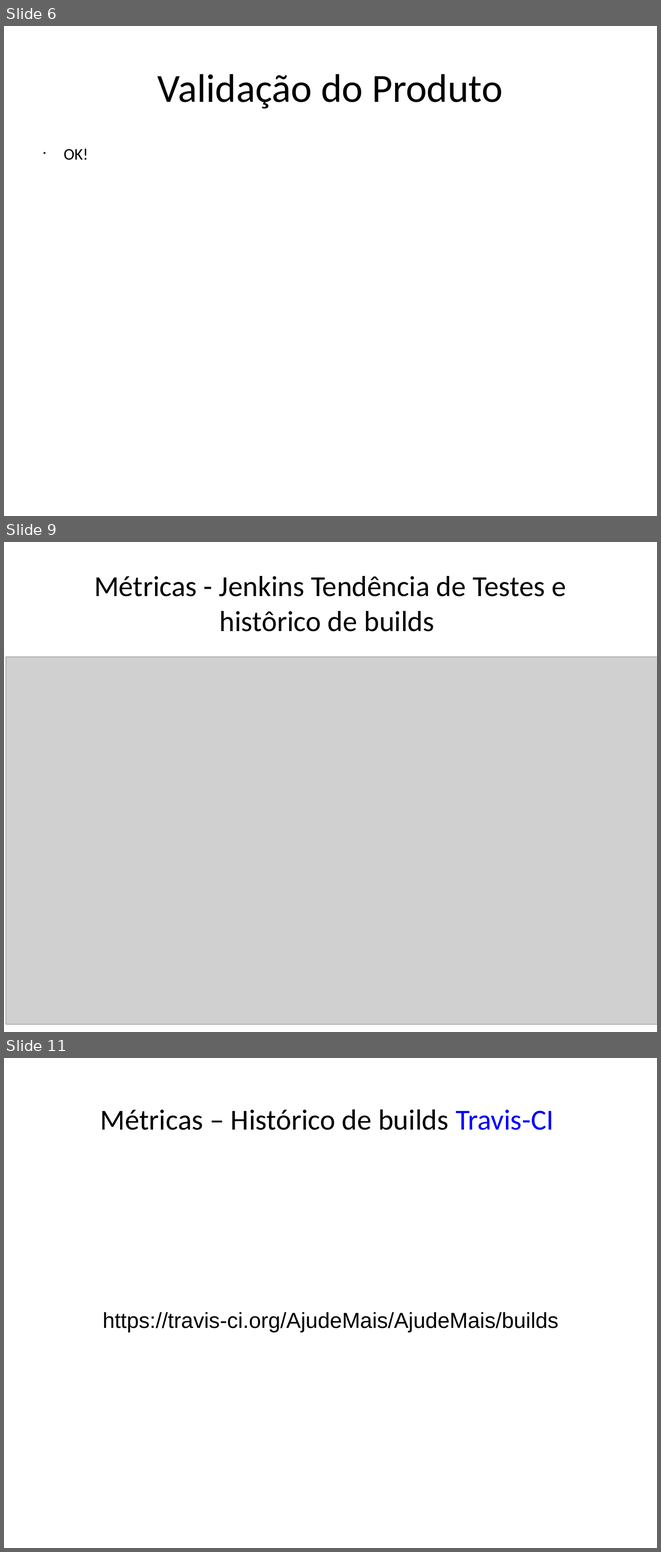
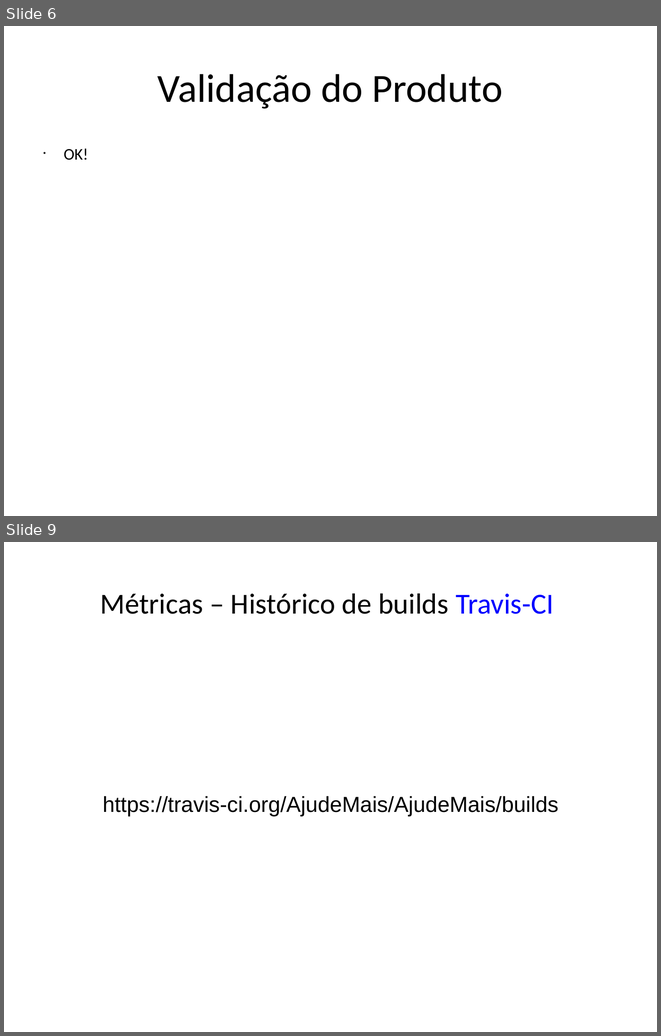
Before and after one commit to AjudeMais/ajudeMais-Projeto, a slide deck: Projeto-AjudeMais/002-Acompanhamento/Iteracao-03/ADR - apresentacao de resultados-IT03.pptx. Shown one above the other, each under a label of ours: slides 6, 9 and 11 before the commit, slides 6 and 9 after it; the slides between them are not shown. The pictures are 661x1552 and 661x1036 pixels, drawn with LibreOffice and Linux fonts; fonts in the diff are those of the drawing; grey boxes stand for pictures. Boxes give left, top, right and bottom in pixels: in the first picture for what was removed or moved away, otherwise in the second. Text is boxed around its words. In the diff, an @@ line names an element or a change of style, - is before the commit and + after.

```diff
--- a/Projeto-AjudeMais/002-Acompanhamento/Iteracao-03/ADR - apresentacao de resultados-IT03.pptx
+++ b/Projeto-AjudeMais/002-Acompanhamento/Iteracao-03/ADR - apresentacao de resultados-IT03.pptx
@@ slide 9 removed at [4, 542, 657, 1032], background #FFFFFF @@
@@ text removed at [94, 576, 566, 632] @@
-Métricas - Jenkins Tendência de Testes e histôrico de builds
@@ picture removed at [6, 657, 657, 1024] @@
@@ what was slide 11 is now slide 9 @@
```
Also in this commit, not shown: 5 slides changed, 1 other slide removed, 6 other files.
